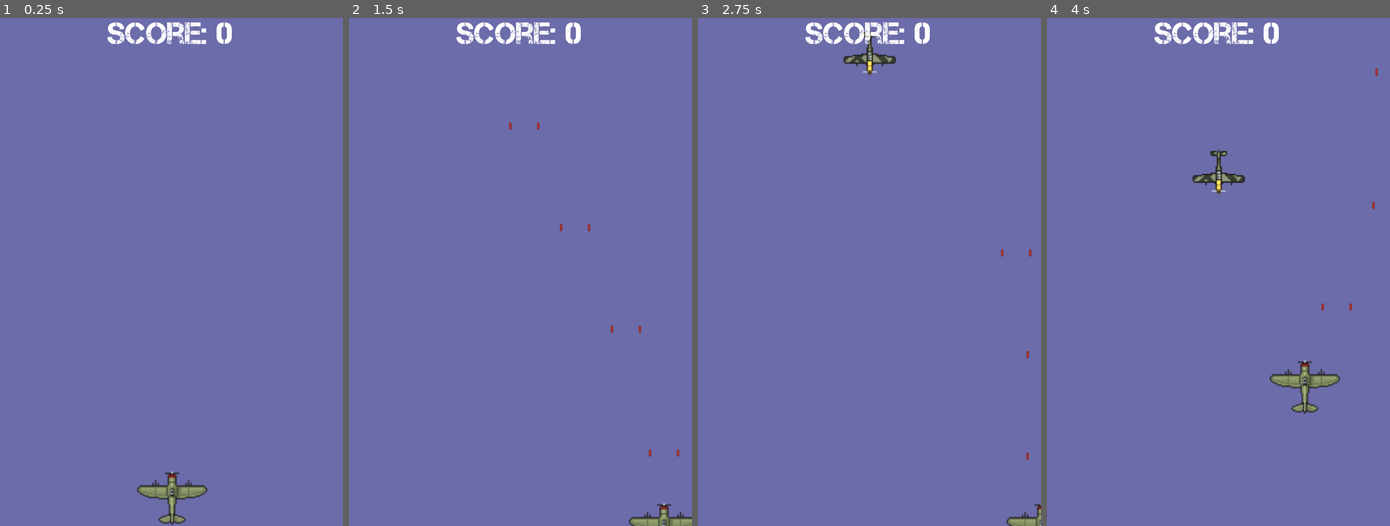
Above: before the commit, frames 1-4 (left to right).
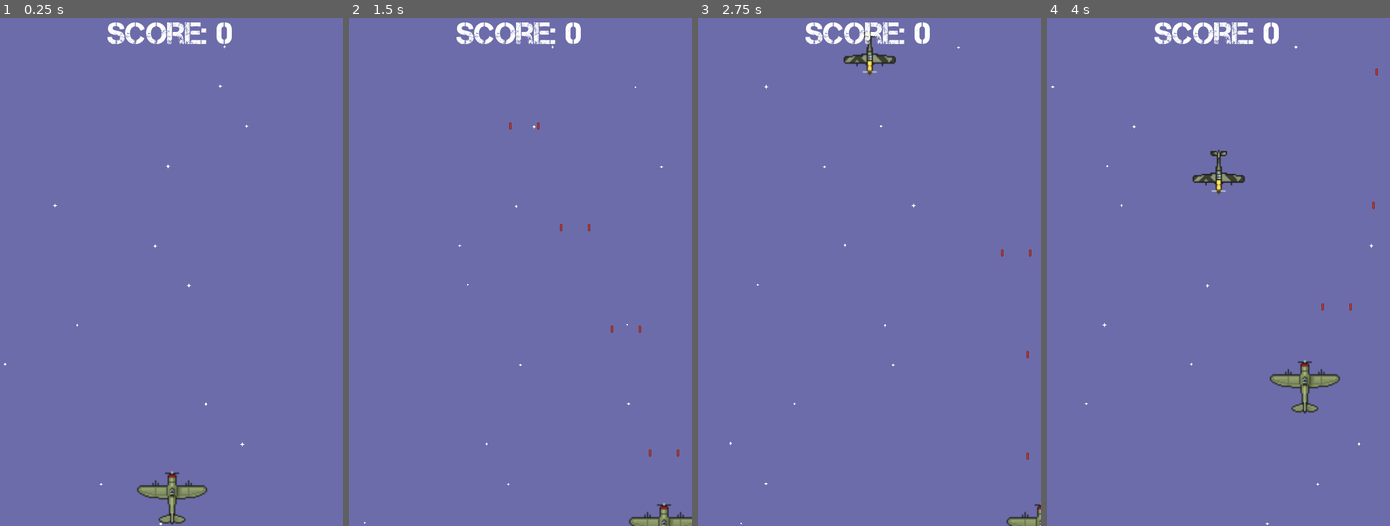
Above: after the commit, the same moments.

Repository: lovetocode/operation_thumbtack
Game: Godot game, scene res://scenes/level_01.tscn
Same seed, same stepped clock (60 frames per second), same inputs: the game is played once before the commit and once after it.
Inputs:
- Up to frame 1 (0.25 s): no input
- Up to frame 2 (1.5 s): hold D (move_right) 0.53-1.28 s; hold Space (shoot) 0.53-1.28 s; hold S (move_down) from 1.28 s (still down); tap Space (shoot) at 1.35 s
- Up to frame 3 (2.75 s): release S (move_down) at 2.03 s; hold D (move_right) from 2.03 s (still down); hold Space (shoot) from 2.03 s (still down)
- Up to frame 4 (4 s): release D (move_right) at 2.78 s; release Space (shoot) at 2.78 s; hold W (move_up) 2.78-3.53 s; tap Space (shoot) at 2.85 s; hold A (move_left) from 3.53 s (still down); hold Space (shoot) from 3.53 s (still down)

The runs differ from the first frame. In frame 1, less than 0.1% of the frame differs, in the area x 1-73%, y 5-100%; in frame 2, less than 0.1%; in frame 3, less than 0.1%; in frame 4, less than 0.1%.

Commit message:
Added particles and sounds, Finished going through tutorial.

Diff:
--- a/scenes/level_01.tscn
+++ b/scenes/level_01.tscn
@@ -6,12 +6,60 @@
 [ext_resource type="Texture2D" uid="uid://dpkhu1mfw02th" path="res://background.jpg" id="4_5cig3"]
 [ext_resource type="PackedScene" uid="uid://c3wnrd2mpx2cu" path="res://scenes/hud.tscn" id="4_5ived"]
 [ext_resource type="PackedScene" uid="uid://chxss65sharc" path="res://scenes/enemy.tscn" id="4_crr7g"]
+[ext_resource type="AudioStream" uid="uid://doffoopnj21p8" path="res://assets/sounds/Retro Gun SingleShot 04.wav" id="4_jji4x"]
+[ext_resource type="AudioStream" uid="uid://bvqipcijsts7v" path="res://assets/sounds/Retro Music - WolfSynth - Tempo Normal - 02.wav" id="5_7p1bm"]
+[ext_resource type="Texture2D" uid="uid://dln5icutgpeb1" path="res://assets/Effects/star2.png" id="5_b5vp6"]
 [ext_resource type="PackedScene" uid="uid://bv2tsgg0rjq61" path="res://scenes/game_over_screen.tscn" id="5_eewtf"]
 [ext_resource type="PackedScene" uid="uid://ied6crjgis8h" path="res://scenes/japan.tscn" id="5_jyxws"]
+[ext_resource type="AudioStream" uid="uid://cxqi10b6reaa8" path="res://assets/sounds/Retro Impact Metal 36.wav" id="5_ukmwx"]
+[ext_resource type="AudioStream" uid="uid://1qqc3gmdjwqp" path="res://assets/sounds/Retro Negative Long 12.wav" id="6_1ro8g"]
+[ext_resource type="AudioStream" uid="uid://dx30b23hsoya5" path="res://assets/sounds/Game Over.wav" id="6_m4h1q"]
+
+[sub_resource type="ParticleProcessMaterial" id="ParticleProcessMaterial_ndk0x"]
+emission_shape = 3
+emission_box_extents = Vector3(270, 1, 1)
+particle_flag_disable_z = true
+direction = Vector3(0, -1, 0)
+spread = 0.0
+gravity = Vector3(0, 0, 0)
+initial_velocity_min = -1000.0
+initial_velocity_max = -1000.0
+orbit_velocity_min = 0.0
+orbit_velocity_max = 0.0
+scale_min = 0.2
+scale_max = 0.3
 
 [node name="Level01" type="Node2D"]
 script = ExtResource("1_sk33t")
 enemy_scenes = Array[PackedScene]([ExtResource("4_crr7g"), ExtResource("5_jyxws")])
+
+[node name="SFX" type="Node" parent="."]
+
+[node name="Bullet_sound" type="AudioStreamPlayer" parent="SFX"]
+stream = ExtResource("4_jji4x")
+pitch_scale = 0.7
+
+[node name="WolfSynth_sound" type="AudioStreamPlayer" parent="SFX"]
+stream = ExtResource("5_7p1bm")
+volume_db = -20.0
+pitch_scale = 0.7
+
+[node name="Explode_sound" type="AudioStreamPlayer" parent="SFX"]
+stream = ExtResource("4_jji4x")
+pitch_scale = 0.2
+
+[node name="Hit_sound" type="AudioStreamPlayer" parent="SFX"]
+stream = ExtResource("5_ukmwx")
+volume_db = -10.0
+
+[node name="Negative_sound" type="AudioStreamPlayer" parent="SFX"]
+stream = ExtResource("6_1ro8g")
+volume_db = -10.0
+
+[node name="Game_over_sound" type="AudioStreamPlayer" parent="SFX"]
+stream = ExtResource("6_m4h1q")
+volume_db = -10.0
+pitch_scale = 0.6
 
 [node name="ParallaxBackground" type="ParallaxBackground" parent="."]
 
@@ -24,6 +72,14 @@
 centered = false
 region_enabled = true
 region_rect = Rect2(0, 0, 540, 800)
+
+[node name="GPUParticles2D" type="GPUParticles2D" parent="."]
+position = Vector2(250, -50)
+amount = 20
+process_material = SubResource("ParticleProcessMaterial_ndk0x")
+texture = ExtResource("5_b5vp6")
+lifetime = 1.25
+preprocess = 5.0
 
 [node name="UILayer" type="CanvasLayer" parent="."]
 
--- a/scripts/enemy.gd
+++ b/scripts/enemy.gd
@@ -1,6 +1,7 @@
 class_name  Enemy extends Area2D
 
 signal killed(points)
+signal hit
 
 var speed = 150
 @export var hp = 1
@@ -25,3 +26,5 @@
 	if hp <= 0:
 		killed.emit(points)
 		die()
+	else:
+		hit.emit()
--- a/scripts/level_01.gd
+++ b/scripts/level_01.gd
@@ -7,6 +7,12 @@
 @onready var hud = $UILayer/HUD
 @onready var gos = $UILayer/GameOverScreen
 @onready var pb = $ParallaxBackground
+@onready var bullet_sound = $SFX/Bullet_sound
+@onready var explode_sound = $SFX/Explode_sound
+@onready var hit_sound = $SFX/Hit_sound
+@onready var game_over_sound = $SFX/Game_over_sound
+@onready var negative_sound = $SFX/Negative_sound
+@onready var wolfSynth_sound = $SFX/WolfSynth_sound
 
 @export var enemy_scenes: Array[PackedScene] = []
 
@@ -19,6 +25,7 @@
 var scroll_speed = 100
 
 func _ready():
+	wolfSynth_sound.play()
 	var save_file = FileAccess.open("user://save.data", FileAccess.READ)
 	if save_file != null:
 		high_score = save_file.get_32()
@@ -39,38 +46,50 @@
 	elif Input.is_action_just_pressed("reset"):
 		get_tree().reload_current_scene()
 
+
 	if timer.wait_time > 0.5:
 		timer.wait_time -= delta*0.05
 	elif timer.wait_time < 0.5:
 		timer.wait_time = 0.5
 
 	pb.scroll_offset.y += scroll_speed*delta
+	if pb.scroll_base_offset.y >= 800:
+		pb.scroll_offset = 0
 
 func _on_bullet_shot(bullet_scene, location):
 	var bullet = bullet_scene.instantiate()
 	bullet.global_position = location
 	bullet_container.add_child(bullet)
+	bullet_sound.play()
+
 
 func _on_timer_timeout():
 	var e = enemy_scenes.pick_random().instantiate()
 	e.global_position = Vector2(randf_range(50,500), -50)
 	e.killed.connect(_on_enemy_killed)
+	e.hit.connect(_one_enemy_hit)
 	enemy_container.add_child(e)
 
 func _on_enemy_killed(points):
+	hit_sound.play()
 	score += points
 	if score > high_score:
 		high_score = score
 
 
 func _on_player_killed():
+	explode_sound.play()
 	await get_tree().create_timer(1.5).timeout
 	gos.set_score(score)
 	gos.set_high_score(high_score)
 	save_game()
 	get_tree().paused = false
 	gos.visible = true
+	game_over_sound.play()
 
 func save_game():
 	var save_file = FileAccess.open("user://save.data", FileAccess.WRITE)
 	save_file.store_32(high_score)
+
+func _one_enemy_hit():
+	hit_sound.play()
Not shown, added: assets/sounds/Game Over.wav.import
Not shown, added: assets/sounds/Retro Explosion Long 02.wav.import
Not shown, added: assets/sounds/Retro Gun SingleShot 04.wav.import
Not shown, added: assets/sounds/Retro Impact Metal 36.wav.import
Not shown, added: assets/sounds/Retro Music - WolfSynth - Tempo Normal - 02.wav.import
Not shown, added: assets/sounds/Retro Negative Long 12.wav.import
Not shown, added: assets/sounds/Time Out.wav.import
Not shown: 1 places in scenes/level_01.tscn that only renumber resources
Not shown, added: assets/sounds/Game Over.wav
Not shown, added: assets/sounds/Retro Explosion Long 02.wav
Not shown, added: assets/sounds/Retro Gun SingleShot 04.wav
Not shown, added: assets/sounds/Retro Impact Metal 36.wav
(and 3 more such lines)
